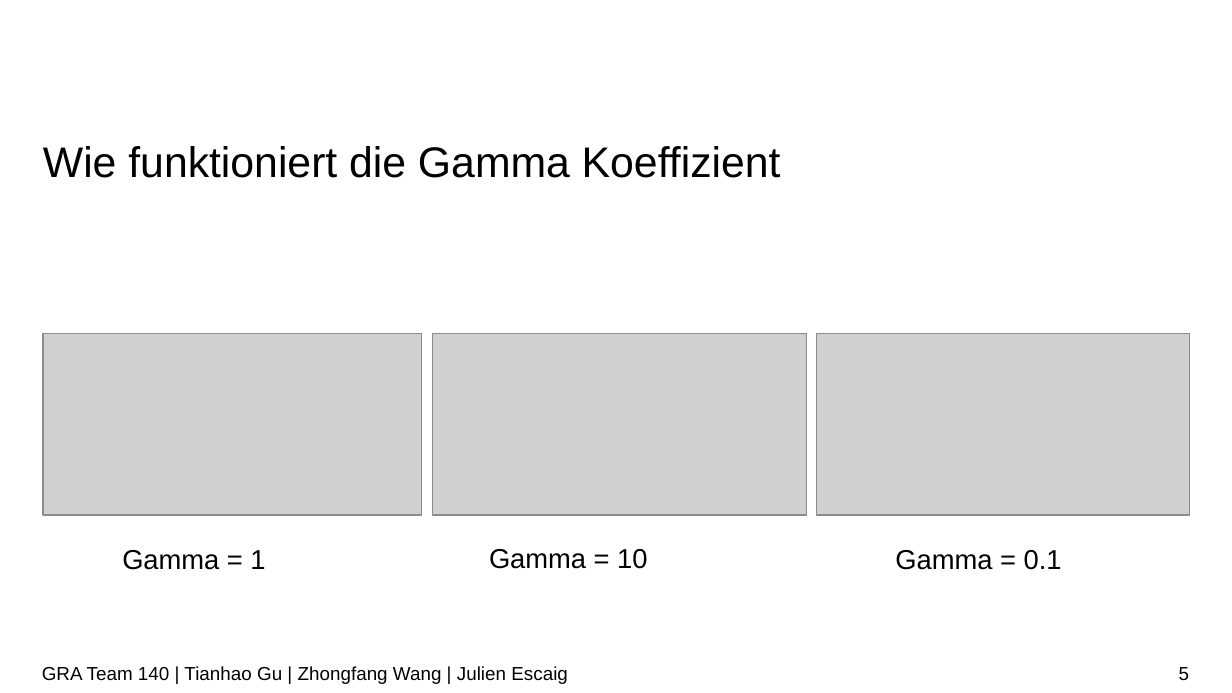
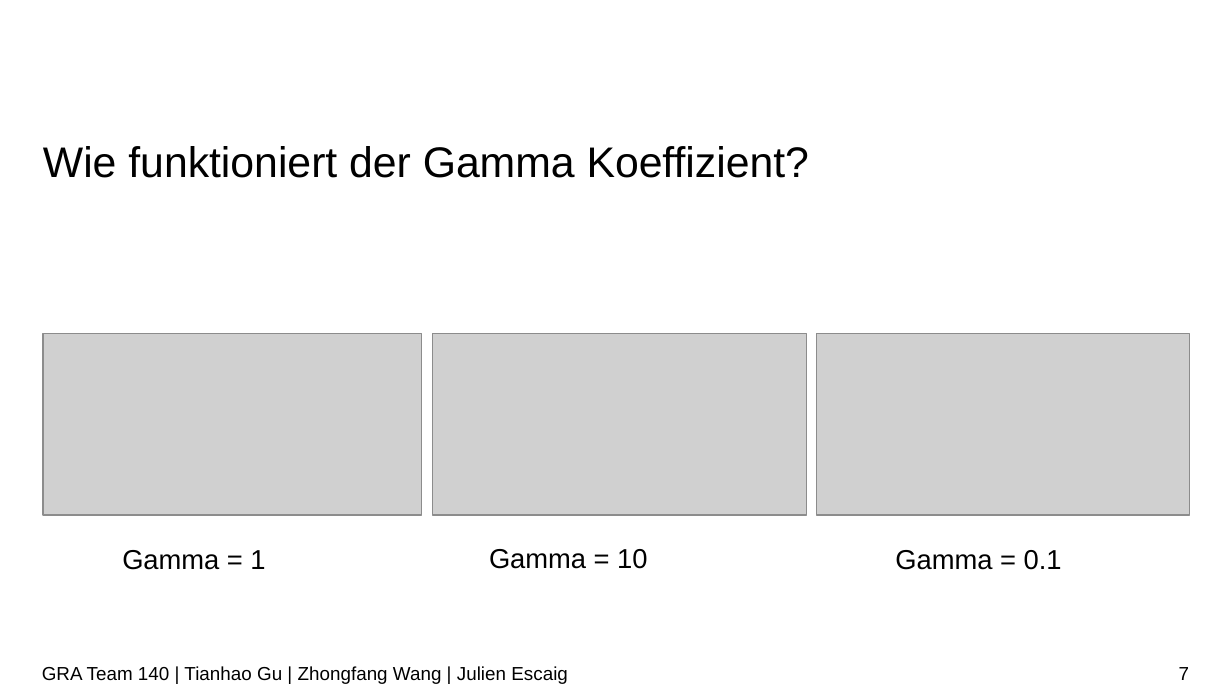
Before and after one commit to tianhaogutum/1, a slide deck: slide 7 of Vortrag/Vortrag.pptx (slide 5 before the commit). Drawn at 1232x693 pixels with LibreOffice and Linux fonts; fonts in the diff are those of the drawing; grey boxes stand for pictures; background and template pictures are left out. Boxes give left, top, right and bottom in pixels: in the first picture for what was removed or moved away, otherwise in the second. Text is boxed around its words. In the diff, an @@ line names an element or a change of style, - is before the commit and + after.

```diff
--- a/Vortrag/Vortrag.pptx
+++ b/Vortrag/Vortrag.pptx
@@ title at <box>43,146,809,178</box>: text changed @@
-Wie funktioniert die Gamma Koeffizient
+Wie funktioniert der Gamma Koeffizient?
@@ page number at <box>1179,667,1189,680</box>: text changed @@
-5
+7
```
Also in this commit, not shown: 10 other slides changed, 5 slides added, 6 slides removed, 5 other files.
